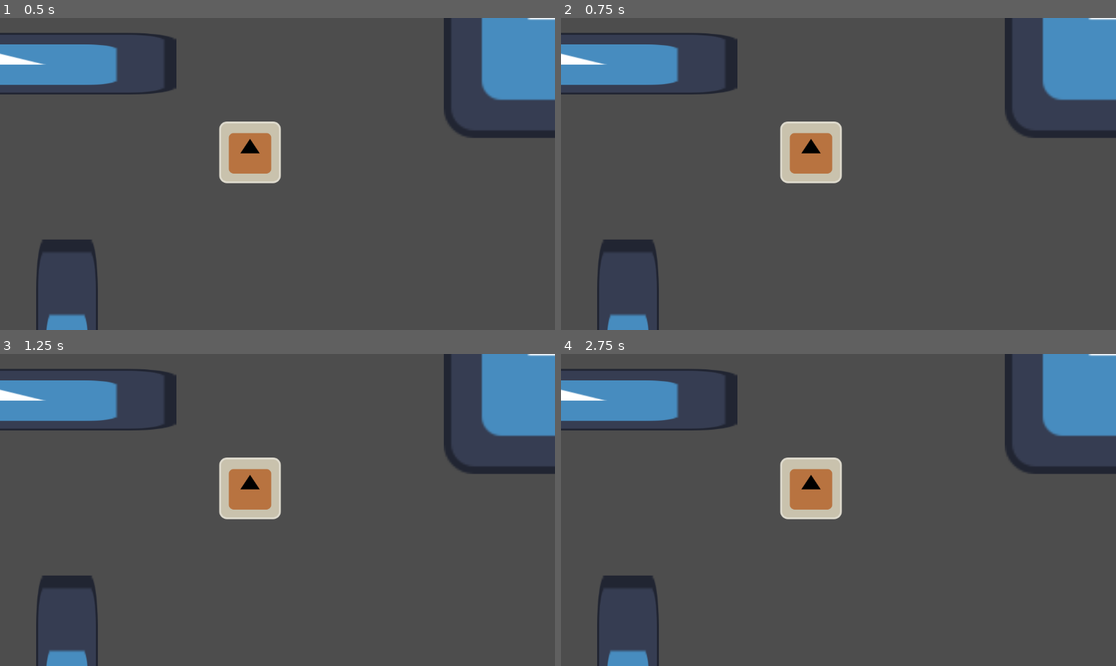
Above: before the commit, frames 1-4 (two rows, left to right).
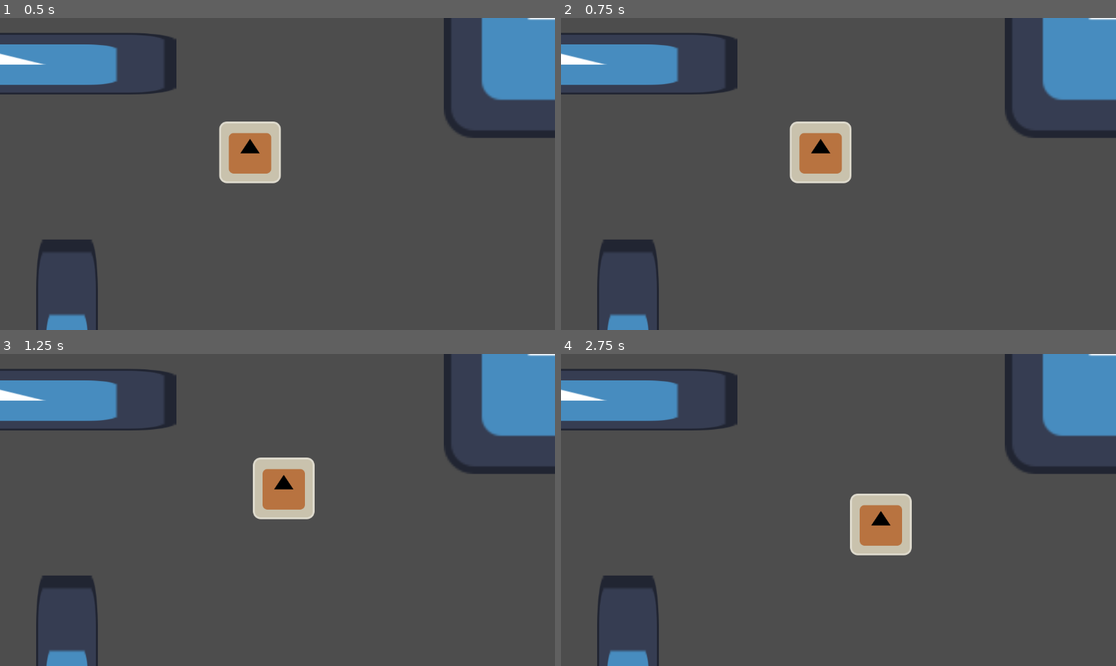
Above: after the commit, the same moments.

Repository: haihala/Weapon-s-choice
Game: Godot game, scene res://levels/playground.tscn
Two runs of this game, one before a commit and one after it. Both use one fixed random seed, a clock stepped at 60 frames per second and the inputs below. The engine's default icon, where the game draws it, is replaced by a stand-in: a white triangle on a blue panel in a dark square.
Inputs:
- Up to frame 1 (0.5 s): no input
- Up to frame 2 (0.75 s): tap Enter at 0.5 s; hold D (move_right, bound only after the commit) from 0.53 s (still down)
- Up to frame 3 (1.25 s): keep holding D (move_right, bound only after the commit)
- Up to frame 4 (2.75 s): release D (move_right, bound only after the commit) at 1.28 s; hold S (move_down, bound only after the commit) 1.28-2.03 s; hold D (move_right, bound only after the commit) from 2.03 s (still down)

Frame 1 is identical in both runs. In frame 2, 1.4% of the frame differs, in the area x 39-53%, y 33-54%; in frame 3, 2.9%; in frame 4, 4.4%, in the area x 39-64%, y 33-65%.

Commit message:
Character control logic

Diff:
--- a/godot-project/creatures/Controller.gd
+++ /dev/null
@@ -1,5 +0,0 @@
-extends Node	# Player controller needs to extend Node to autoload
-class_name Controller
-
-func foo():
-	print("FOo")
--- /dev/null
+++ b/godot-project/creatures/controller.gd
@@ -0,0 +1,11 @@
+extends Node	# Player controller needs to extend Node to autoload
+class_name Controller
+
+var direction: Vector2
+var creature: Creature
+
+func bind(creature: Creature) -> void:
+	self.creature = creature
+
+func control() -> void:
+	pass
--- a/godot-project/creatures/creature.gd
+++ b/godot-project/creatures/creature.gd
@@ -1,14 +1,19 @@
-extends Node2D
+extends CharacterBody2D
+class_name Creature
 
 @export var player_controlled: bool
-@export var controller: GDScript
-var ai_controller: Controller
+@export var ai_controller: GDScript
+var ai: Controller
+var controller: Controller
 
-func _ready() -> void:
-	ai_controller = controller.new()
+@export var speed = 100
 
-func _process(delta: float) -> void:
-	if player_controlled:
-		PlayerController.foo()
-	else:
-		ai_controller.foo()
+func _ready():
+	ai = ai_controller.new()
+	controller = PlayerController if player_controlled else ai
+	controller.bind(self)
+
+func _process(_delta: float) -> void:
+	controller.control()
+	velocity = controller.direction * speed
+	move_and_slide()
--- a/godot-project/creatures/mook/mook.tscn
+++ b/godot-project/creatures/mook/mook.tscn
@@ -13,7 +13,7 @@
 
 [node name="Mook" type="CharacterBody2D"]
 script = ExtResource("1_sy2ko")
-controller = ExtResource("2_km0d1")
+ai_controller = ExtResource("2_km0d1")
 
 [node name="Icon" type="Sprite2D" parent="."]
 material = SubResource("ShaderMaterial_7xv2t")
--- a/godot-project/creatures/mook/mook_ai.gd
+++ b/godot-project/creatures/mook/mook_ai.gd
@@ -1 +1,9 @@
 extends Controller
+
+var next_update: int
+
+func control() -> void:
+	var time = Time.get_ticks_msec()
+	if time > next_update:
+		next_update = time + 1000
+		direction = Vector2.from_angle(randf_range(0, 2*PI))
--- a/godot-project/player/player_controller.gd
+++ b/godot-project/player/player_controller.gd
@@ -1,4 +1,9 @@
 extends Controller
 
-func foo():
-	print("bar")
+func control() -> void:
+	direction = Input.get_vector(
+		"move_left",
+		"move_right",
+		"move_up",
+		"move_down"
+	).normalized()
--- a/godot-project/project.godot
+++ b/godot-project/project.godot
@@ -18,3 +18,30 @@
 [autoload]
 
 PlayerController="*res://player/player_controller.gd"
+
+[input]
+
+move_up={
+"deadzone": 0.5,
+"events": [Object(InputEventKey,"resource_local_to_scene":false,"resource_name":"","device":-1,"window_id":0,"alt_pressed":false,"shift_pressed":false,"ctrl_pressed":false,"meta_pressed":false,"pressed":false,"keycode":0,"physical_keycode":87,"key_label":0,"unicode":119,"location":0,"echo":false,"script":null)
+, Object(InputEventJoypadMotion,"resource_local_to_scene":false,"resource_name":"","device":-1,"axis":1,"axis_value":-1.0,"script":null)
+]
+}
+move_down={
+"deadzone": 0.5,
+"events": [Object(InputEventKey,"resource_local_to_scene":false,"resource_name":"","device":-1,"window_id":0,"alt_pressed":false,"shift_pressed":false,"ctrl_pressed":false,"meta_pressed":false,"pressed":false,"keycode":0,"physical_keycode":83,"key_label":0,"unicode":115,"location":0,"echo":false,"script":null)
+, Object(InputEventJoypadMotion,"resource_local_to_scene":false,"resource_name":"","device":-1,"axis":1,"axis_value":1.0,"script":null)
+]
+}
+move_left={
+"deadzone": 0.5,
+"events": [Object(InputEventKey,"resource_local_to_scene":false,"resource_name":"","device":-1,"window_id":0,"alt_pressed":false,"shift_pressed":false,"ctrl_pressed":false,"meta_pressed":false,"pressed":false,"keycode":0,"physical_keycode":65,"key_label":0,"unicode":97,"location":0,"echo":false,"script":null)
+, Object(InputEventJoypadMotion,"resource_local_to_scene":false,"resource_name":"","device":-1,"axis":0,"axis_value":-1.0,"script":null)
+]
+}
+move_right={
+"deadzone": 0.5,
+"events": [Object(InputEventKey,"resource_local_to_scene":false,"resource_name":"","device":-1,"window_id":0,"alt_pressed":false,"shift_pressed":false,"ctrl_pressed":false,"meta_pressed":false,"pressed":false,"keycode":0,"physical_keycode":68,"key_label":0,"unicode":100,"location":0,"echo":false,"script":null)
+, Object(InputEventJoypadMotion,"resource_local_to_scene":false,"resource_name":"","device":-1,"axis":0,"axis_value":1.0,"script":null)
+]
+}
